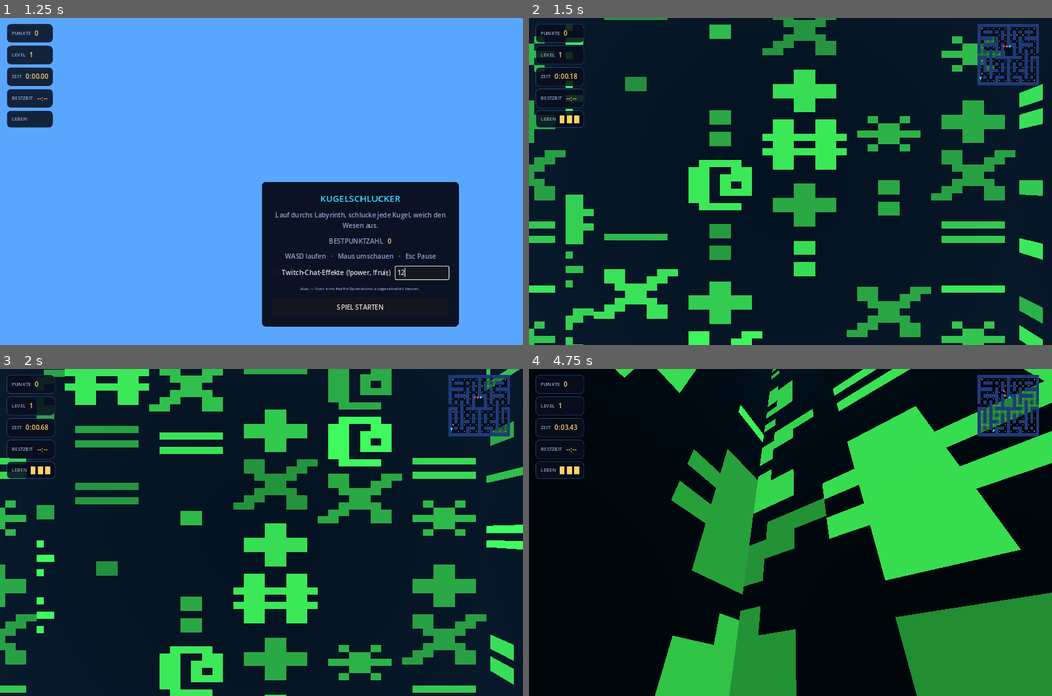
Above: before the commit, frames 1-4 (two rows, left to right).
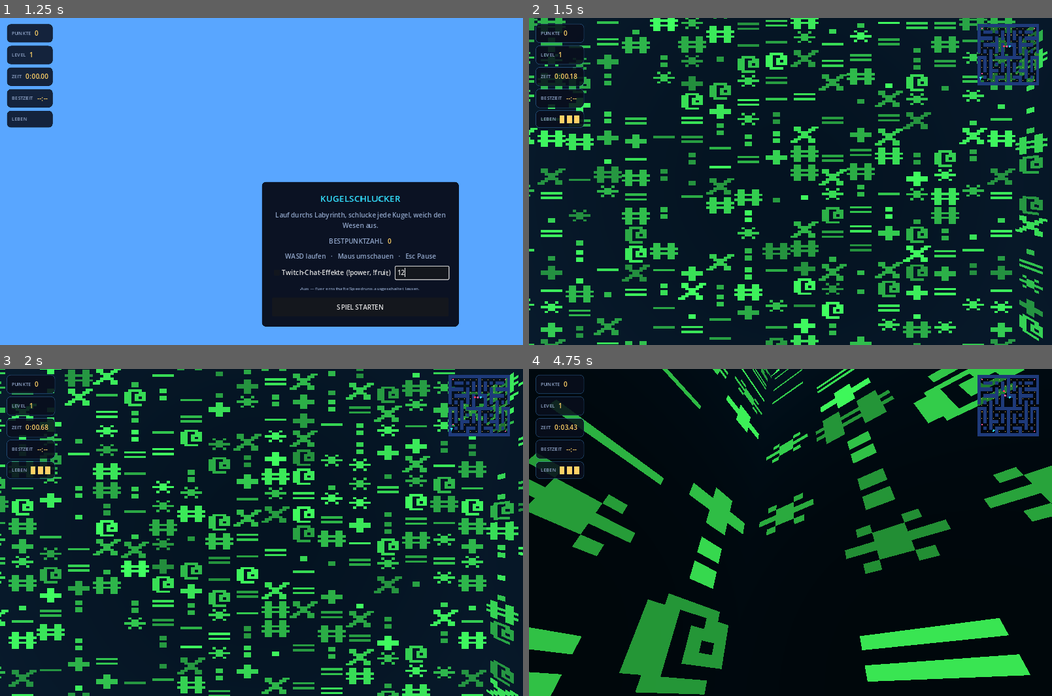
Above: after the commit, the same moments.

Repository: THXMEDIA/ZACman
Game: Godot game, scene res://scenes/Main.tscn
Two runs of this game, one before a commit and one after it. Both use one fixed random seed, a clock stepped at 60 frames per second and the inputs below.
Inputs (mouse positions are in pixels of both pictures, inside the frame that each line leads up to):
- Up to frame 1 (1.25 s): click (423, 273) at 0.52 s; type "12" at 0.6 s
- Up to frame 2 (1.5 s): click "SPIEL STARTEN" at 1.25 s
- Up to frame 3 (2 s): no input
- Up to frame 4 (4.75 s): move the mouse to (816, 532) at 2.02 s; hold W (move_forward) from 2.03 s (still down); move the mouse to (764, 532) at 2.77 s; move the mouse to (800, 525) at 3.52 s; move the mouse to (785, 539) at 4.27 s

Frame 1 is identical in both runs. In frame 2, 34% of the frame differs, in the area x 0-100%, y 0-100%; in frame 3, 37%; in frame 4, 45%.

Commit message:
Bigger clouds, 3x finer ASCII rain, non-blue tunnel-exit vista
- matrix_rain.gdshader: cols/rows_per_face tripled again (16->48, 30->90)
  relative to the previous change, fall_speed scaled to match — glyph
  cells now ~0.04m, much finer than the previous ~0.125m.
- MazeView._build_sky_clouds: cloud voxel_size x1.5, with the vertical
  placement now computed from each cloud's actual size (half its height
  + a fixed gap below WALL_H) so bigger clouds still sit just under the
  ceiling instead of poking through it.
- mario_vista.gdshader (new) + MazeView._build_tunnel_vistas: caps both
  ends of the maze's side tunnel (maze.tunnel_row, where MazeGen leaves
  the wraparound gap) with a procedural Super-Mario-style backdrop panel
  (blocky sun/hills/bushes, deliberately warm-toned, not blue) instead of
  letting the tunnel mouths open straight onto the new bright-blue
  background color. Gated on the same CityTheme.ceil_sky_clouds flag as
  the clouds, so it's scoped to the Matrix/"normal" theme only.

Co-Authored-By: Claude Sonnet 5 <noreply@anthropic.com>
Claude-Session: https://claude.ai/code/session_011tjZ1NLn5DDVGrnKiwSiuH

Diff:
--- a/godot/scripts/maze_view.gd
+++ b/godot/scripts/maze_view.gd
@@ -70,6 +70,7 @@
 	_build_walls()
 	_build_floor_ceiling()
 	_build_sky_clouds()
+	_build_tunnel_vistas()
 	_build_pellets(start_cell, reserved_cells)
 	# A permanently-word-built theme (Manhattan) starts in the word-built-
 	# world look; other themes start out looking normal and only switch when
@@ -240,12 +241,57 @@
 	var cloud_count: int = clampi(candidates.size() / 22, 4, 14)
 	for i in mini(cloud_count, candidates.size()):
 		var cell: Vector2i = candidates[i]
-		var cloud := CloudMeshScript.build({"voxel_size": 0.1 + randf() * 0.06})
+		# 1.5x the original 0.10-0.16 range, per the user's "clouds 1.5x
+		# taller" request.
+		var voxel_size: float = (0.1 + randf() * 0.06) * 1.5
+		var cloud := CloudMeshScript.build({"voxel_size": voxel_size})
 		var jitter_x := (randf() - 0.5) * CELL * 0.6
 		var jitter_z := (randf() - 0.5) * CELL * 0.6
-		cloud.position = Vector3(cell.y * CELL + jitter_x, WALL_H - 0.32, cell.x * CELL + jitter_z)
+		# Keep the cloud's top edge just under the ceiling regardless of its
+		# (now bigger) size: CloudMesh is CloudMeshScript.ROWS tall, centered
+		# on its own origin, so half that height plus a small gap sits above
+		# the origin we place it at.
+		var half_h: float = CloudMeshScript.ROWS * voxel_size * 0.5
+		cloud.position = Vector3(cell.y * CELL + jitter_x, WALL_H - 0.15 - half_h, cell.x * CELL + jitter_z)
 		cloud.rotation.y = randf() * TAU
 		add_child(cloud)
+
+
+## Caps both ends of the maze's side tunnel (maze.tunnel_row, where
+## MazeGen leaves the two edge columns open for the Pac-Man-style
+## wraparound — see player_controller.gd's wrap_tunnel) with a flat
+## Super-Mario-style backdrop panel (mario_vista.gdshader) instead of
+## letting the tunnel mouth open straight onto the plain background clear
+## color. That background is now a bright "sky" blue for this theme (see
+## city_themes.gd), and it was bleeding through those two open tunnel
+## ends looking like a flat blue void — this caps it with an actual
+## (deliberately non-blue) vista instead. Only runs for themes with
+## CityTheme.ceil_sky_clouds set, same as the clouds above; other themes'
+## backgrounds (e.g. Manhattan's neo-noir violet) don't have this problem.
+func _build_tunnel_vistas() -> void:
+	if not city_theme.ceil_sky_clouds:
+		return
+	var shader := load("res://shaders/mario_vista.gdshader")
+	var world_width: float = maze.cols * CELL
+	var z: float = maze.tunnel_row * CELL
+	# Left end: sits at the wrap threshold (see wrap_tunnel's -CELL*0.5),
+	# facing +X so its front is visible to a player approaching from inside.
+	_add_tunnel_vista_panel(Vector3(-CELL * 0.5, WALL_H * 0.5, z), PI / 2.0, shader)
+	# Right end: mirrored, facing -X.
+	_add_tunnel_vista_panel(Vector3(world_width - CELL * 0.5, WALL_H * 0.5, z), -PI / 2.0, shader)
+
+
+func _add_tunnel_vista_panel(pos: Vector3, rot_y: float, shader: Shader) -> void:
+	var quad := QuadMesh.new()
+	quad.size = Vector2(CELL, WALL_H)
+	var mat := ShaderMaterial.new()
+	mat.shader = shader
+	quad.material = mat
+	var mi := MeshInstance3D.new()
+	mi.mesh = quad
+	mi.position = pos
+	mi.rotation.y = rot_y
+	add_child(mi)
 
 
 ## Swaps the visible wall skin: word-built ("WALL" letterforms) vs the
--- /dev/null
+++ b/godot/shaders/mario_vista.gdshader
@@ -0,0 +1,59 @@
+// mario_vista.gdshader
+//
+// A flat pixelated backdrop panel capping each end of the maze's side
+// tunnel (see MazeView._build_tunnel_vistas): a blocky sun, rolling green
+// hills and a couple of bushes, deliberately in warm colors rather than
+// the interior "sky" ceiling's blue — the tunnel mouths shouldn't just
+// bleed into flat blue void, and this is styled like a classic Super
+// Mario overworld backdrop instead.
+//
+// Technique: procedural, no texture asset — snap UV to a coarse grid
+// (pixel_size) for the retro-blocky look, then layer a few cheap shapes
+// (a circle for the sun/bushes, exp-falloff bumps for the hills) with
+// step()/mix(). cull_disabled so the panel reads correctly regardless of
+// which way its quad ends up facing.
+
+shader_type spatial;
+render_mode unshaded, cull_disabled;
+
+uniform float pixel_size = 0.045; // UV-space grid the shapes below snap to, for the blocky look
+
+uniform vec3 sky_color = vec3(0.98, 0.82, 0.58);
+uniform vec3 sun_color = vec3(1.0, 0.85, 0.2);
+uniform vec3 hill_far_color = vec3(0.42, 0.78, 0.28);
+uniform vec3 hill_near_color = vec3(0.22, 0.58, 0.17);
+uniform vec3 bush_color = vec3(0.18, 0.5, 0.15);
+
+float circle(vec2 uv, vec2 center, float r) {
+	return step(length(uv - center), r);
+}
+
+void fragment() {
+	vec2 puv = floor(UV / pixel_size) * pixel_size + pixel_size * 0.5;
+
+	vec3 color = sky_color;
+
+	float sun = circle(puv, vec2(0.78, 0.8), 0.1);
+	color = mix(color, sun_color, sun);
+
+	// Far hill: a broad, low bump.
+	float far_hill_top = 0.34 + 0.09 * exp(-pow((puv.x - 0.32) * 2.6, 2.0));
+	float far_hill = step(puv.y, far_hill_top) * step(0.16, puv.y);
+	color = mix(color, hill_far_color, far_hill);
+
+	// Near hill: a taller bump in front of the far one, reaching the ground.
+	float near_hill_top = 0.24 + 0.15 * exp(-pow((puv.x - 0.6) * 2.2, 2.0));
+	float near_hill = step(puv.y, near_hill_top);
+	color = mix(color, hill_near_color, near_hill);
+
+	// Ground strip along the bottom.
+	float ground = step(puv.y, 0.1);
+	color = mix(color, hill_near_color, ground);
+
+	// A couple of bushes sitting on the ground.
+	float bush = clamp(circle(puv, vec2(0.18, 0.11), 0.065) + circle(puv, vec2(0.46, 0.09), 0.05), 0.0, 1.0);
+	color = mix(color, bush_color, bush);
+
+	ALBEDO = color;
+	EMISSION = color * 0.3;
+}
--- a/godot/shaders/matrix_rain.gdshader
+++ b/godot/shaders/matrix_rain.gdshader
@@ -21,9 +21,9 @@
 shader_type spatial;
 render_mode unshaded, cull_back;
 
-uniform float cols_per_face = 16.0;  // glyph columns across one wall face's width
-uniform float rows_per_face = 30.0;  // glyph rows across one wall face's height (WALL_H)
-uniform float fall_speed = 5.0;      // base rows scrolled per second
+uniform float cols_per_face = 48.0;  // glyph columns across one wall face's width (3x finer than the previous 16)
+uniform float rows_per_face = 90.0;  // glyph rows across one wall face's height (3x finer than the previous 30)
+uniform float fall_speed = 15.0;     // base rows scrolled per second (3x, to match the finer grid's apparent speed)
 uniform float glyph_density = 0.8;   // fraction of cells showing a glyph rather than empty background
 uniform vec3 glyph_color = vec3(0.25, 1.0, 0.35);
 uniform vec3 bg_color = vec3(0.004, 0.03, 0.012);
Not shown, changed: README.md
